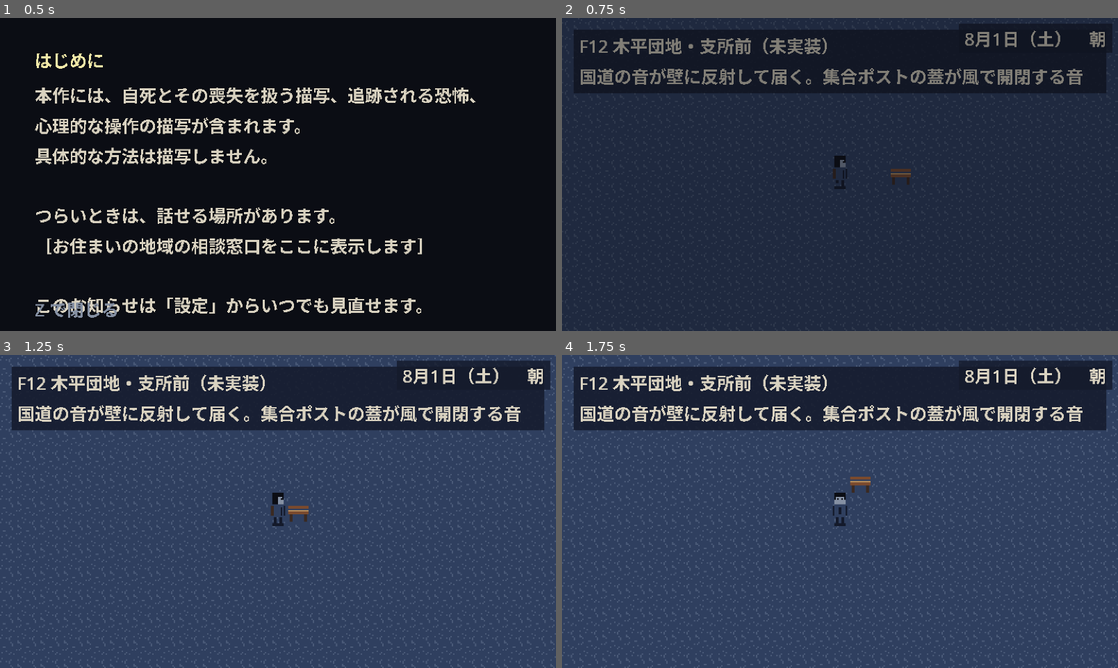
Above: before the commit, frames 1-4 (two rows, left to right).
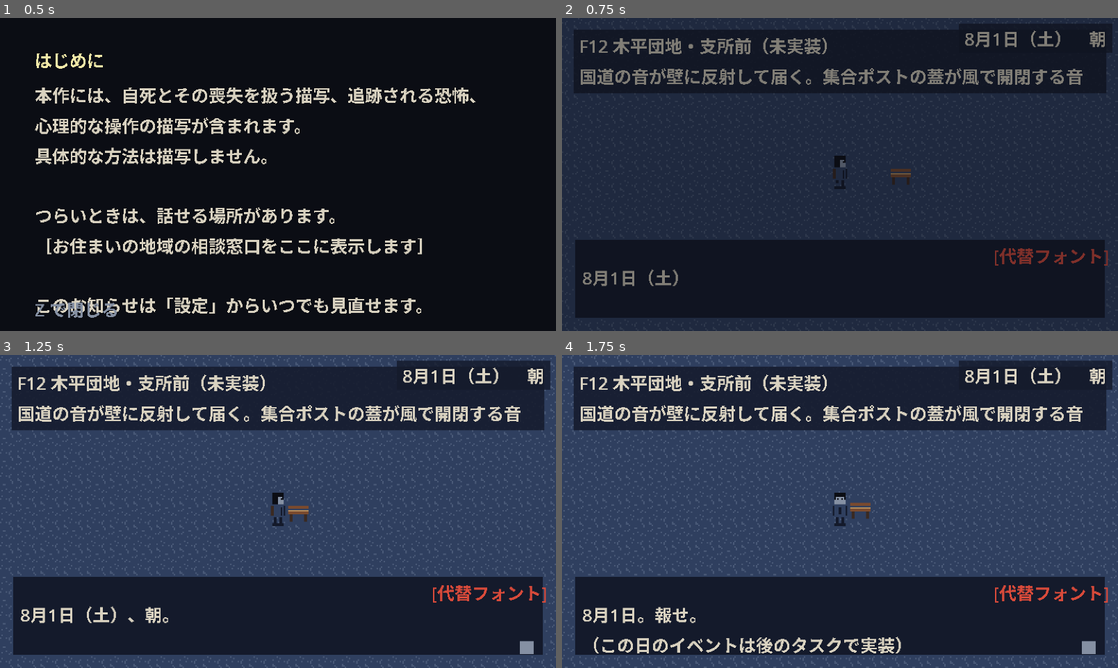
Above: after the commit, the same moments.

Repository: kijima-masaru/Ano-natsu-no-hyaku-ki-yak-
Game: Godot game, scene res://scenes/ui/title.tscn
The game is run twice, just before and just after one commit, with the same random seed, the same clock (stepped at 60 frames per second) and the same inputs.
Inputs:
- Up to frame 1 (0.5 s): no input
- Up to frame 2 (0.75 s): tap Enter (ui_accept) at 0.5 s; hold D (move_right) from 0.53 s (still down); hold Z (interact) from 0.53 s (still down)
- Up to frame 3 (1.25 s): keep holding D (move_right); keep holding Z (interact); tap Enter (ui_accept) at 0.77 s
- Up to frame 4 (1.75 s): release D (move_right) at 1.28 s; release Z (interact) at 1.28 s; hold S (move_down) from 1.28 s (still down); tap Z (interact) at 1.35 s; tap Enter (ui_accept) at 1.52 s

Frame 1 is identical in both runs. In frame 2, 24% of the frame differs, in the area x 2-99%, y 70-96%; in frame 3, 24%; in frame 4, 31%, in the area x 0-100%, y 0-100%.
Error in both runs: Cannot call method 'set_input_as_handled' on a null value. (res://scripts/ui/menu_list.gd:65)

Commit message:
refactor(events): F06 の会話とフラグ操作を events.json へ移管し、Main をイベント駆動に
- F06: Interactable は配置のみ。遺失物箱の鍵入手と地図看板のフラグは on_interact イベントで表現
- Main: 進入で on_enter、調べるで on_interact を発火。日の開始で圧縮テキスト→日付告知→opening_event を実行
- 遮断・施錠・記録・寝床の文言を messages.json 経由に。初訪問で調査ポイント +1

Co-Authored-By: Claude Fable 5.1 <noreply@anthropic.com>
Claude-Session: https://claude.ai/code/session_012m8V77zujmRXRRP5JutGJS

Diff:
--- a/scripts/fields/f06_civic_center.gd
+++ b/scripts/fields/f06_civic_center.gd
@@ -5,8 +5,6 @@
 ## 出口タイルは data/fields.json の F06.exits と一致させている（W:0,13 N:10,0 N:27,0 S:5,31 S:30,31）。
 
 const FIELD_ID: String = "F06"
-const KEY_TUNNEL_FENCE: String = "key_tunnel_fence"
-const FLAG_MAP_UNLOCKED: String = "flag_minimap_unlocked"
 
 ## 地面（通行可）の凡例
 const GROUND_LEGEND: Dictionary = {
@@ -39,22 +37,15 @@
 	[Vector2i(20, 15), "時計塔"],
 	[Vector2i(30, 5), "交番の赤色灯"],
 ]
-## 調べ物：id, 表示名, タイル, 種類, 仮テキスト
+## 調べ物：id, 表示名, タイル, 種類。テキストとフラグ操作は data/events.json（on_interact, target=id）
 const INTERACTABLES: Array = [
-	{"id": "library", "name": "図書室", "tile": Vector2i(18, 10), "kind": "object",
-		"text": "図書室の明かりだけが点いている。\n郷土資料の棚に『磐戸町史 下巻』が抜けた跡がある。"},
-	{"id": "lost_and_found", "name": "遺失物箱", "tile": Vector2i(22, 10), "kind": "object",
-		"text": "受付脇の遺失物箱。\n中には傘が三本と、番号札の付いた鍵が一つ。"},
-	{"id": "police_log", "name": "交番", "tile": Vector2i(30, 10), "kind": "object",
-		"text": "赤色灯は回っているが、中に人はいない。\n日誌は昨日の日付で止まっている。"},
-	{"id": "bulletin", "name": "掲示板", "tile": Vector2i(14, 12), "kind": "sign",
-		"text": "町内行事のお知らせと、尋ね人の紙が一枚。\n顔写真の部分だけが日に焼けて白い。"},
-	{"id": "map_sign", "name": "町の地図", "tile": Vector2i(8, 15), "kind": "sign",
-		"text": "磐戸町の全体図。西の国道から東の山まで。\n薬師谷のあたりだけ、誰かが塗り潰している。"},
-	{"id": "phone", "name": "公衆電話", "tile": Vector2i(34, 12), "kind": "save_point",
-		"text": "緑色の公衆電話。受話器を上げると発信音がする。\n（セーブ機能は未実装です）"},
-	{"id": "clock", "name": "時計塔", "tile": Vector2i(20, 16), "kind": "object",
-		"text": "広場の時計。針は 2 時 41 分で止まっている。\n秒針だけが、同じ場所で震え続けている。"},
+	{"id": "library", "name": "図書室", "tile": Vector2i(18, 10), "kind": "object"},
+	{"id": "lost_and_found", "name": "遺失物箱", "tile": Vector2i(22, 10), "kind": "object"},
+	{"id": "police_log", "name": "交番", "tile": Vector2i(30, 10), "kind": "object"},
+	{"id": "bulletin", "name": "掲示板", "tile": Vector2i(14, 12), "kind": "sign"},
+	{"id": "map_sign", "name": "町の地図", "tile": Vector2i(8, 15), "kind": "sign"},
+	{"id": "phone", "name": "公衆電話", "tile": Vector2i(34, 12), "kind": "save_point"},
+	{"id": "clock", "name": "時計塔", "tile": Vector2i(20, 16), "kind": "object"},
 ]
 ## 40 列 × 32 行。行が y、列が x
 const MAP_ROWS: PackedStringArray = [
@@ -122,26 +113,5 @@
 
 func _build_interactables() -> void:
 	for data: Dictionary in INTERACTABLES:
-		var node: Interactable = Interactable.create(
-			str(data["id"]), str(data["name"]), str(data["text"]), data["tile"], Vector2i.ONE, str(data["kind"]))
-		match node.interaction_id:
-			"lost_and_found":
-				node.interacted.connect(_on_lost_and_found)
-			"map_sign":
-				node.interacted.connect(_on_map_sign)
-		add_interactable(node)
-
-
-## 遺失物箱：初回に隧道フェンスの鍵を得る（中盤の F03→F09 解放）
-func _on_lost_and_found(_by: Node, target: Interactable) -> void:
-	if GameState.has_item(KEY_TUNNEL_FENCE):
-		target.message = "遺失物箱。傘が三本残っている。\n鍵はもう、ここには無い。"
-		return
-	GameState.add_item(KEY_TUNNEL_FENCE)
-	GameState.raise_flag(KEY_TUNNEL_FENCE)
-	target.message = "遺失物箱の中に、番号札の付いた鍵があった。\n札には『高架下 3』とだけ書いてある。鍵を持ち帰った。"
-
-
-## 町の地図看板：ミニマップ解放フラグ
-func _on_map_sign(_by: Node, _target: Interactable) -> void:
-	GameState.raise_flag(FLAG_MAP_UNLOCKED)
+		add_interactable(Interactable.create(
+			str(data["id"]), str(data["name"]), "", data["tile"], Vector2i.ONE, str(data["kind"])))
--- a/scripts/main.gd
+++ b/scripts/main.gd
@@ -17,6 +17,8 @@
 	_message_window = MESSAGE_WINDOW_SCENE.instantiate() as Control
 	ui.add_child(_message_window)
 	_message_window.closed.connect(_on_message_closed)
+	EventSystem.register_message_window(_message_window)
+	GameState.field_visited.connect(func(_id: String) -> void: Calendar.add_investigation_points(1))
 	ui.add_child(DATE_HUD_SCENE.instantiate())
 	SceneRouter.register_world(world)
 	SceneRouter.passage_blocked.connect(_on_passage_blocked)
@@ -25,6 +27,7 @@
 	Calendar.day_advanced.connect(_on_day_advanced)
 	SceneRouter.field_entered.connect(_on_field_entered)
 	SceneRouter.start()
+	_run_opening_event_if_needed()
 
 
 func _on_field_entered(field_id: String, from_id: String) -> void:
@@ -32,13 +35,18 @@
 	var field: FieldBase = SceneRouter.current_field
 	if field != null and not field.interaction_started.is_connected(_on_interaction_started):
 		field.interaction_started.connect(_on_interaction_started)
+	EventSystem.fire(EventSystem.TRIGGER_ENTER, field_id)
 
 
 func _on_interaction_started(target: Interactable) -> void:
 	if target.kind == "save_point":
 		_open_save_menu()
 		return
-	_show_message(target.display_name, target.message)
+	if EventSystem.fire(EventSystem.TRIGGER_INTERACT, SceneRouter.current_field_id, target.interaction_id):
+		return
+	# イベント未定義の対象：Interactable 自身のテキストか「特に何もない」
+	var text: String = target.message if not target.message.is_empty() else MessageResolver.text("msg_nothing_here")
+	_show_message(target.display_name, text)
 
 
 func _open_save_menu() -> void:
@@ -50,7 +58,7 @@
 	menu.finished.connect(func(success: bool, slot: int) -> void:
 		menu.queue_free()
 		if success:
-			_show_message("", "記録した。（%s）" % SavePaths.slot_label(slot))
+			_show_message("", MessageResolver.text("msg_saved", [SavePaths.slot_label(slot)]))
 		else:
 			_on_message_closed())
 
@@ -70,29 +78,47 @@
 
 func _on_passage_blocked(exit: ExitData) -> void:
 	var description: String = FieldRegistry.get_lock_description(exit.lock)
-	var text: String = "施錠されていて通れない。"
+	var text: String = MessageResolver.text("msg_locked")
 	if not description.is_empty():
-		text += "\n" + description
+		text = MessageResolver.text("msg_locked_with_hint", [description])
 	_show_message("", text)
 
 
-## TODO(step-3 task-4): 以下の文言は messages.json へ移す
 func _on_passage_closed_today(exit: ExitData) -> void:
 	var target: FieldData = FieldRegistry.get_field(exit.to_id)
 	var label: String = target.name if target != null else exit.to_id
-	_show_message("", "今日は %s へ行く用事がない。" % label)
+	_show_message("", MessageResolver.text("msg_closed_today", [label]))
 
 
 func _on_days_compressed(from_day: int, to_day: int, text_id: String) -> void:
 	print("Main: day %d〜%d を圧縮（%s）" % [from_day, to_day - 1, text_id])
+	_pending_compressed_text = text_id
+
+
+var _pending_compressed_text: String = ""
 
 
 func _on_day_advanced(day: int, previous: int) -> void:
 	print("Main: %s になった（day %d → %d）" % [Calendar.format_date(day), previous, day])
-	if SceneRouter.current_field_id != GameState.HOME_FIELD_ID:
+	_run_day_start(day)
+
+
+## 日の開始：圧縮テキスト → 日付の告知 → schedule の opening_event
+func _run_day_start(day: int) -> void:
+	if GameState.has_flag("day_%d_started" % day):
 		return
-	# 自宅で目覚める：位置を再配置して暗転演出は省略（演出はタスク3のイベントで）
-	_show_message("", "%s、%s。" % [Calendar.format_date(day), Calendar.time_label()])
+	GameState.raise_flag("day_%d_started" % day)
+	if not _pending_compressed_text.is_empty():
+		await EventSystem.show_entry(MessageResolver.resolve(_pending_compressed_text))
+		_pending_compressed_text = ""
+	await EventSystem.show_entry(MessageResolver.resolve("msg_day_start", [Calendar.format_date(day), Calendar.time_label()]))
+	var schedule: DaySchedule = Calendar.get_schedule(day)
+	if schedule != null and not schedule.opening_event.is_empty():
+		EventSystem.run_event(schedule.opening_event)
+
+
+func _run_opening_event_if_needed() -> void:
+	_run_day_start(Calendar.day)
 
 
 func _show_message(title: String, text: String) -> void:
@@ -102,5 +128,5 @@
 
 
 func _on_message_closed() -> void:
-	if SceneRouter.player != null and not SceneRouter.is_transitioning:
+	if SceneRouter.player != null and not SceneRouter.is_transitioning and not EventSystem.is_running:
 		SceneRouter.player.input_enabled = true
--- a/scripts/systems/field_placeholder.gd
+++ b/scripts/systems/field_placeholder.gd
@@ -37,18 +37,17 @@
 	@warning_ignore("integer_division")
 	var tile: Vector2i = Vector2i(size.x / 2 + 3, size.y / 2)
 	set_tile(objects, tile, "ベンチ")
-	var bed: Interactable = Interactable.create("placeholder_bed", "寝床（仮）",
-		"横になる。（進行条件を満たしていれば翌日へ進む）", tile, Vector2i.ONE, "bed")
+	var bed: Interactable = Interactable.create("placeholder_bed", "寝床（仮）", "", tile, Vector2i.ONE, "bed")
 	bed.interacted.connect(_on_bed_interacted)
 	add_interactable(bed)
 
 
 func _on_bed_interacted(_by: Node, target: Interactable) -> void:
 	if Calendar.can_sleep(field_id):
-		target.message = "眠った。"
+		target.message = MessageResolver.text("msg_bed_sleep")
 		Calendar.try_sleep(field_id)
 	else:
-		target.message = "まだ眠れない。今日やるべきことが残っている。"
+		target.message = MessageResolver.text("msg_bed_not_yet")
 
 
 func _build_label(def: FieldData) -> void:
